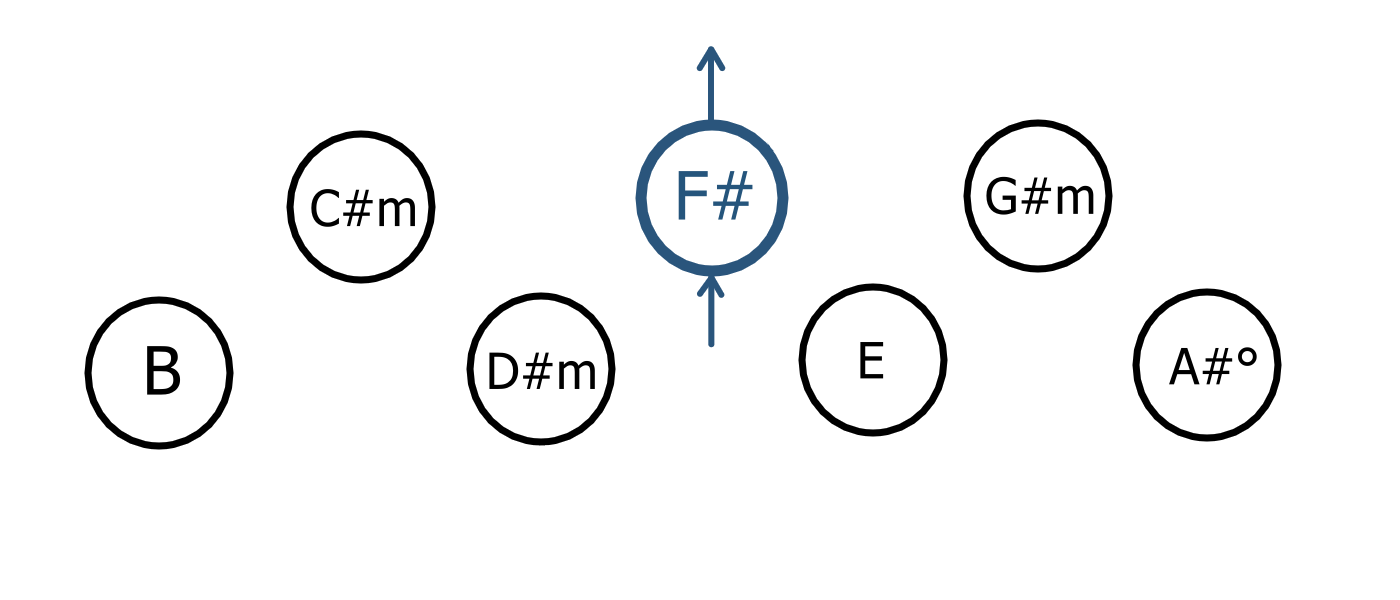
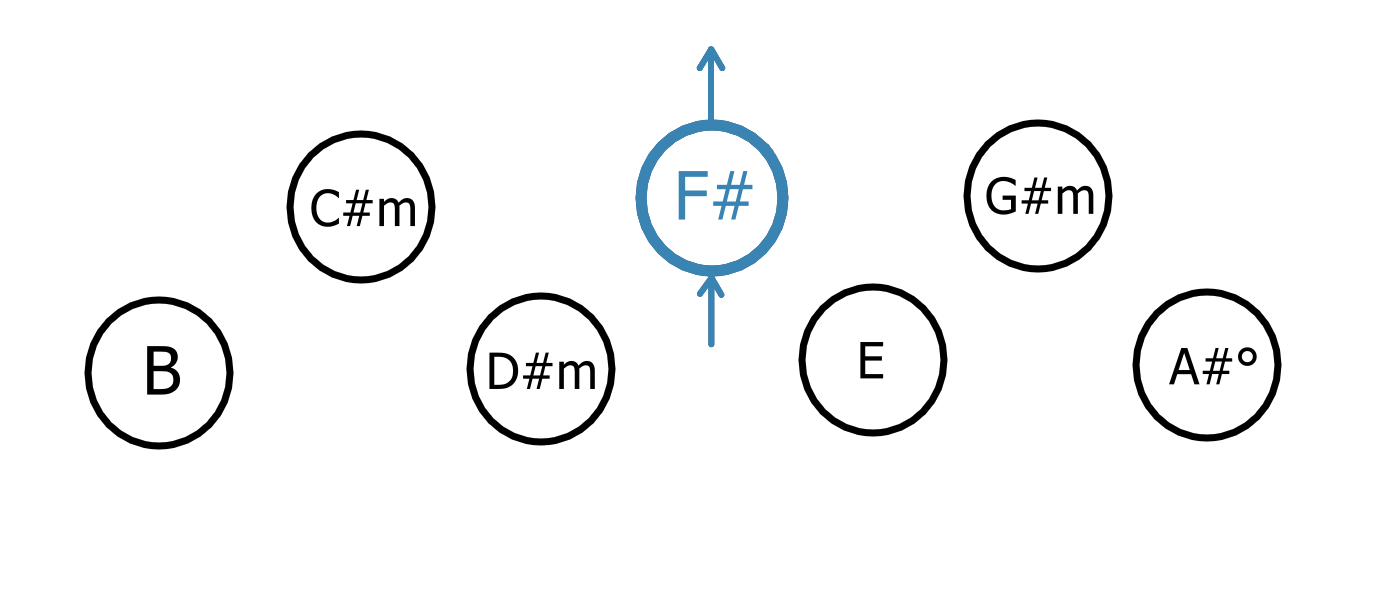
Revision of a layered 1400 × 600 image; what changed, layer by layer:
painted on "Ring" (3rd of 7, in "5" › "Unselected") over [left=704, top=248, right=771, bottom=348]
painted on "Paint Layer 7" over [left=640, top=46, right=768, bottom=348]
painted on "Paint Layer 2" (4th of 7, in "4" › "Selected") over [left=635, top=50, right=789, bottom=348]
